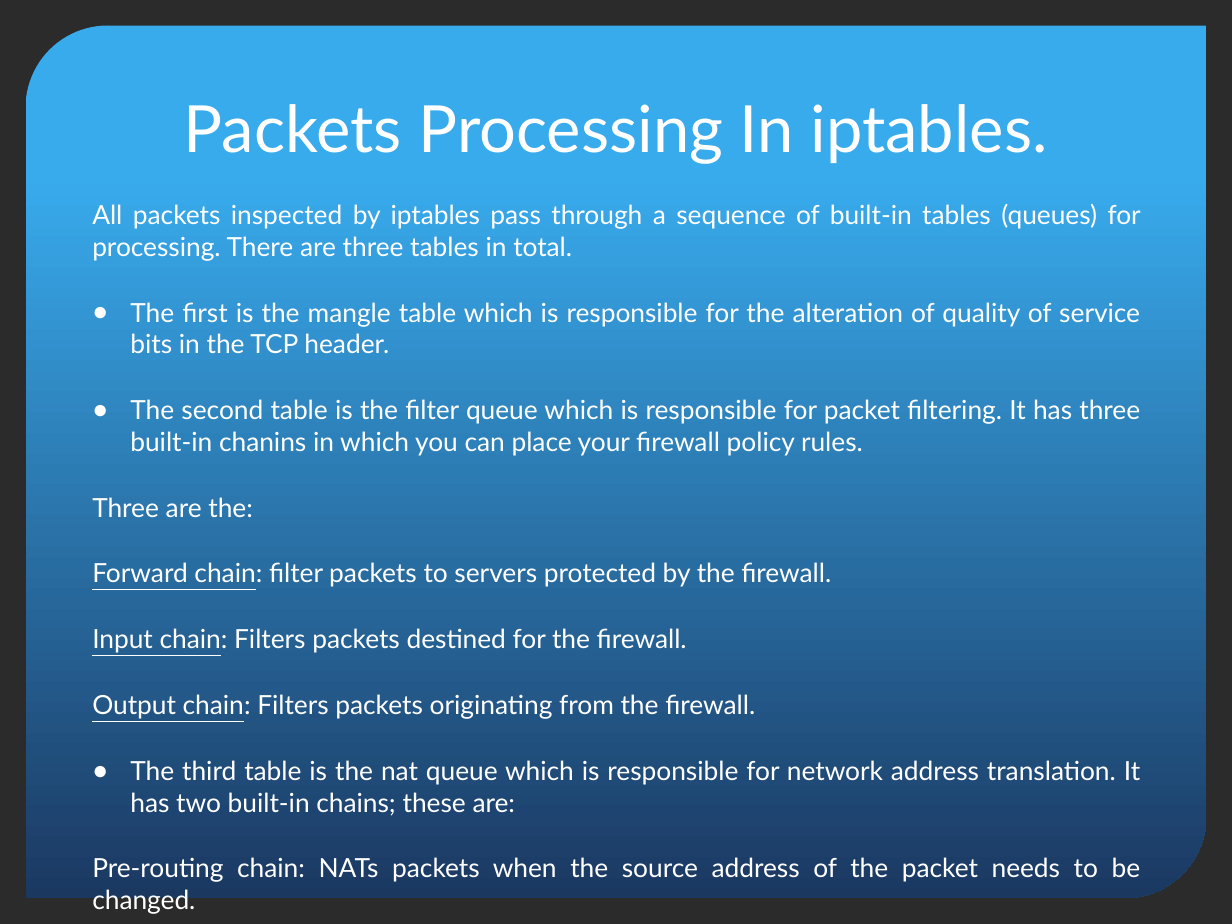
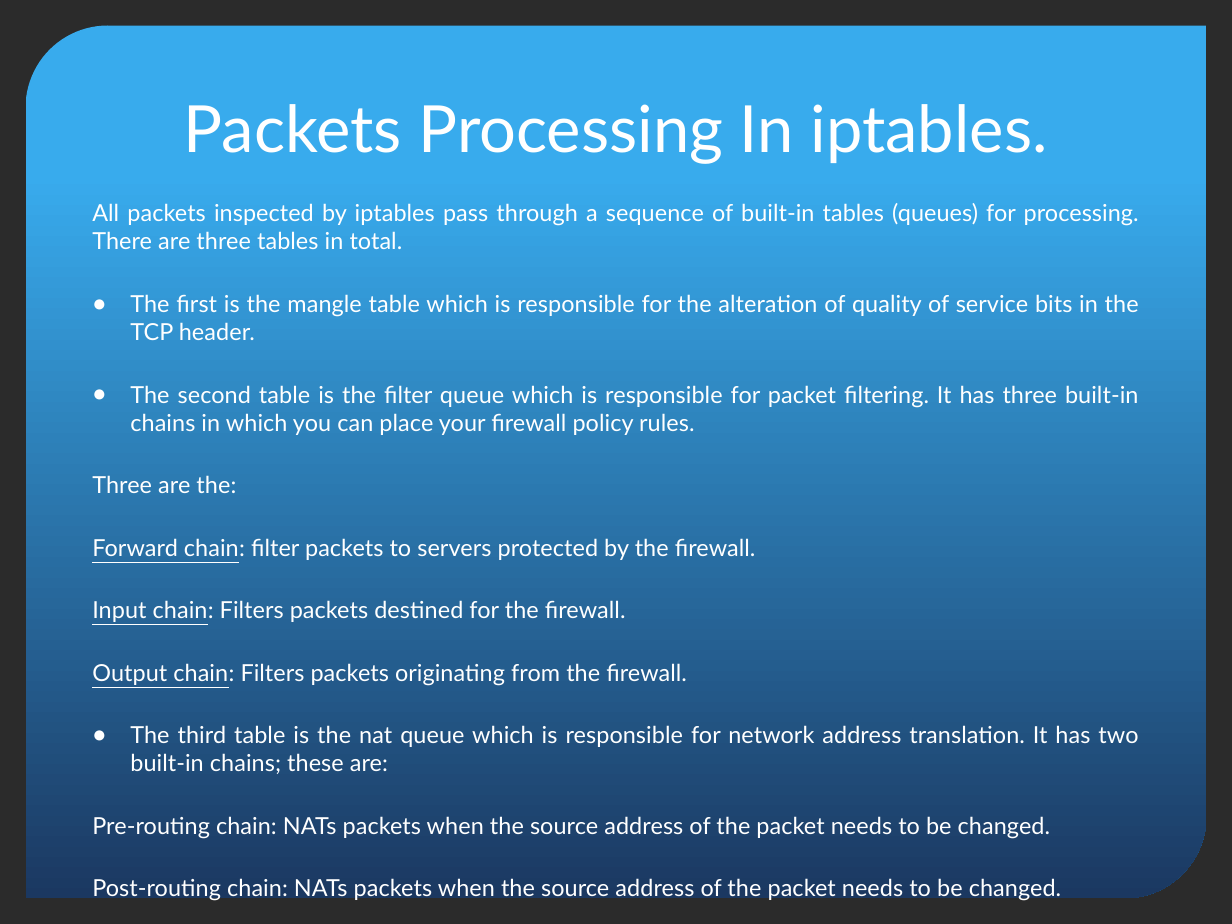
Before and after one commit to vietshell/Basic_Script, a slide deck: slide 3 of Presentation1.pptx. Drawn at 1232x924 pixels with LibreOffice and Linux fonts; fonts in the diff are those of the drawing; background and template pictures are left out; a plain dark background stands for a picture behind light text. Boxes give left, top, right and bottom in pixels: in the first picture for what was removed or moved away, otherwise in the second. Text is boxed around its words. In the diff, an @@ line names an element or a change of style, - is before the commit and + after.

Commit message:
ab

```diff
--- a/Presentation1.pptx
+++ b/Presentation1.pptx
@@ text at (92, 203, 1139, 839): size 15.4 to 13.8 pt in "All packets inspected by iptables pass through ...", "The first is the mangle table which ...", "Three are the:", "Forward chain: filter packets to servers protected ..." and 4 more places @@
@@ text at (130, 385, 1138, 435): text changed; size 15.4 to 13.8 pt @@
-● The second table is the filter queue which is responsible for packet filtering. It has three built-in chanins in which you can place your firewall policy rules.
+● The second table is the filter queue which is responsible for packet filtering. It has three built-in chains in which you can place your firewall policy rules.
@@ text at (92, 878, 1061, 902): paragraph added @@
+Post-routing chain: NATs packets when the source address of the packet needs to be changed.
```
